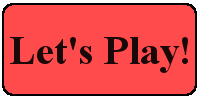
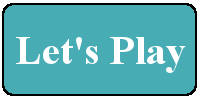
Revision of a layered 200x100 image; what changed, layer by layer:
renamed "Let's Play!" to "Let's Play", painted on it over [left=10, top=37, right=188, bottom=73]
painted on "Layer" over [left=4, top=5, right=195, bottom=94]
